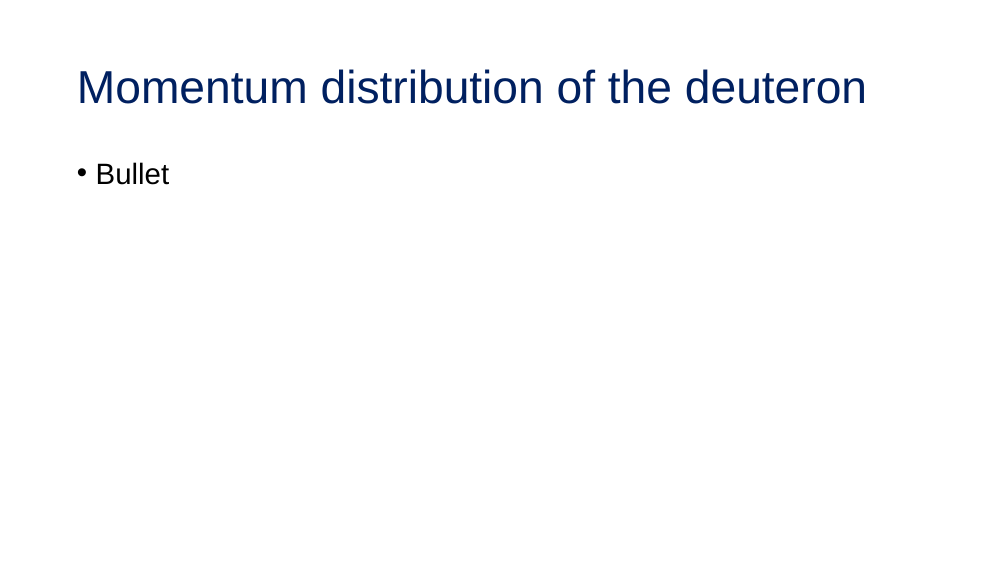
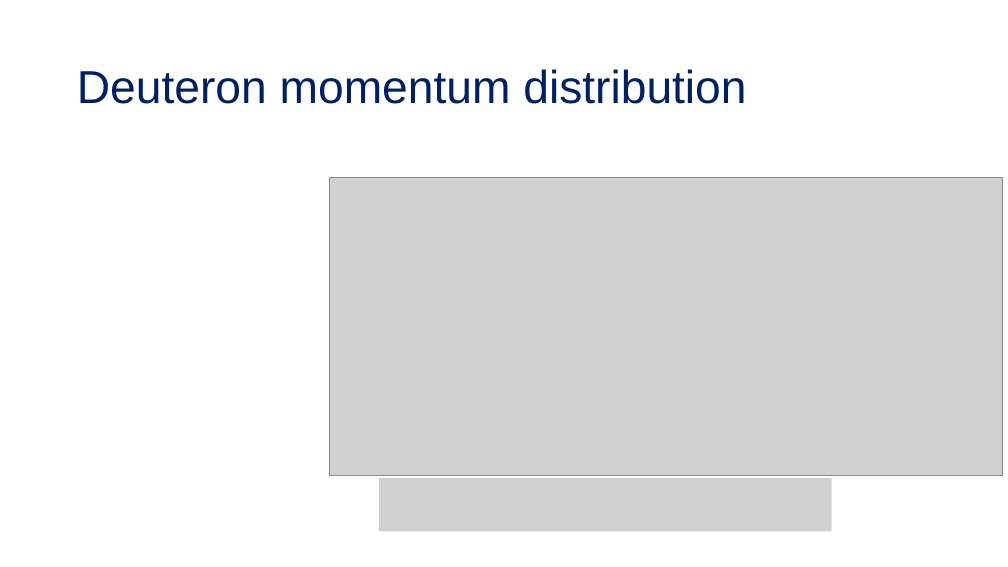
Before and after one commit to tropiano4/tropiano-srg, a slide deck: slide 14 of Presentations/DNP_October2020/tropiano_dnp_october2020.pptx (slide 15 before the commit). Drawn at 1008x567 pixels with LibreOffice and Linux fonts; fonts in the diff are those of the drawing; grey boxes stand for pictures. Boxes give left, top, right and bottom in pixels: in the first picture for what was removed or moved away, otherwise in the second. Text is boxed around its words. In the diff, an @@ line names an element or a change of style, - is before the commit and + after.

```diff
--- a/Presentations/DNP_October2020/tropiano_dnp_october2020.pptx
+++ b/Presentations/DNP_October2020/tropiano_dnp_october2020.pptx
@@ title at [77, 69, 746, 104]: text changed @@
-Momentum distribution of the deuteron
+Deuteron momentum distribution
@@ text removed at [96, 162, 169, 185] @@
-• Bullet
@@ picture added at [330, 178, 1003, 476] @@
@@ picture added at [379, 479, 832, 532] @@
```
Also in this commit, not shown: 6 other slides changed, 12 slides added, 15 slides removed.
